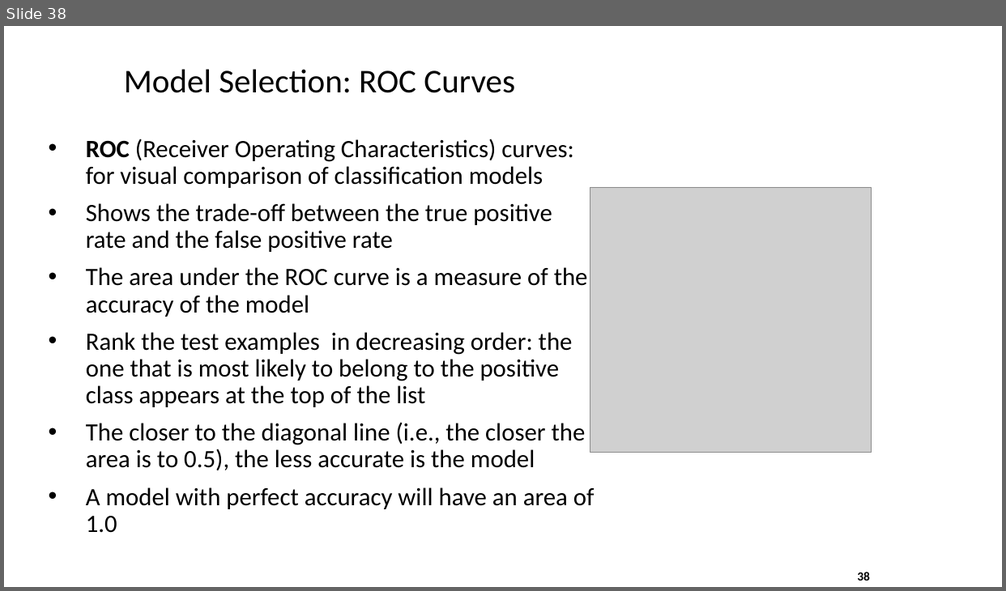
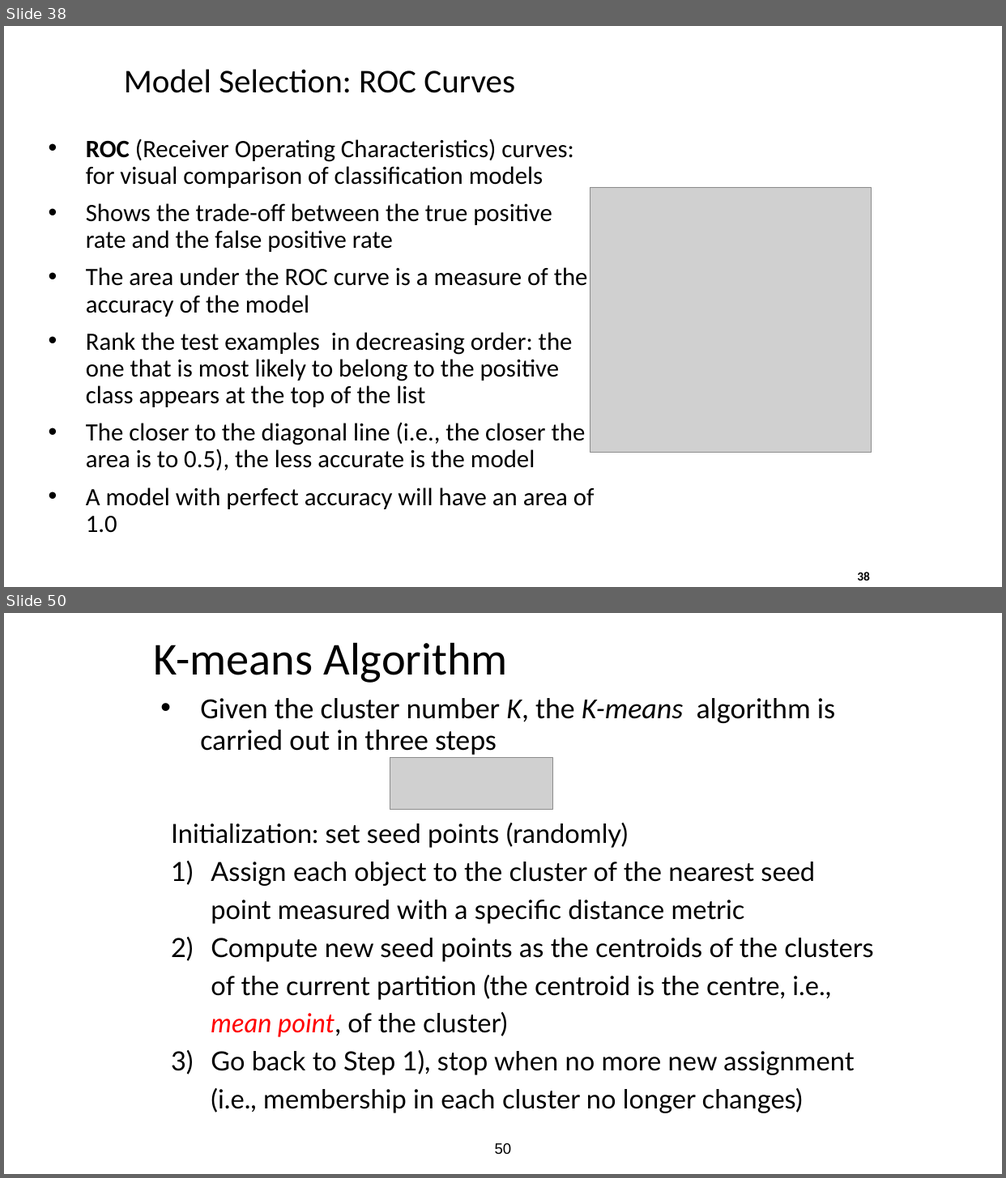
Before and after one commit to ramcdougal/cbb750, a slide deck: data mining/data mining 1.pptx. Shown one above the other, each under a label of ours: slide 38 before the commit, slides 38 and 50 after it; the slides between them are not shown. The pictures are 1006x591 and 1006x1178 pixels, drawn with LibreOffice and Linux fonts; fonts in the diff are those of the drawing; grey boxes stand for pictures. Boxes give left, top, right and bottom in pixels: in the first picture for what was removed or moved away, otherwise in the second. Text is boxed around its words. In the diff, an @@ line names an element or a change of style, - is before the commit and + after.

```diff
--- a/data mining/data mining 1.pptx
+++ b/data mining/data mining 1.pptx
@@ slide 50 added at (4, 613, 1002, 1174), background #FFFFFF @@
@@ title added at (153, 642, 508, 683), 44 pt, text #000000 @@
+K-means Algorithm
@@ text added at (200, 698, 835, 755), 28 pt, text #000000 @@
+• Given the cluster number K, the K-means algorithm is carried out in three steps
@@ picture added at (390, 757, 552, 810) @@
@@ text added at (171, 823, 873, 1114), 25.4 pt, text #000000 @@
+Initialization: set seed points (randomly)
+1) Assign each object to the cluster of the nearest seed point measured with a specific distance metric
+2) Compute new seed points as the centroids of the clusters of the current partition (the centroid is the centre, i.e., mean point, of the cluster)
+3) Go back to Step 1), stop when no more new assignment (i.e., membership in each cluster no longer changes)
@@ page number added at (495, 1144, 512, 1155), 14.5 pt, text #000000 @@
+50
```
Also in this commit, not shown: 2 slides changed, 15 other slides added, 1 slide removed.
